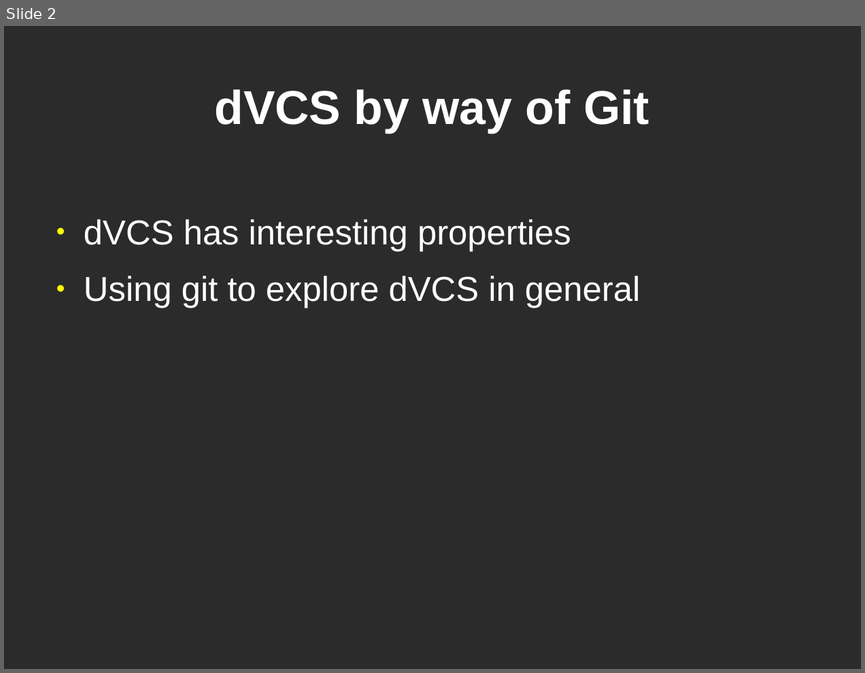
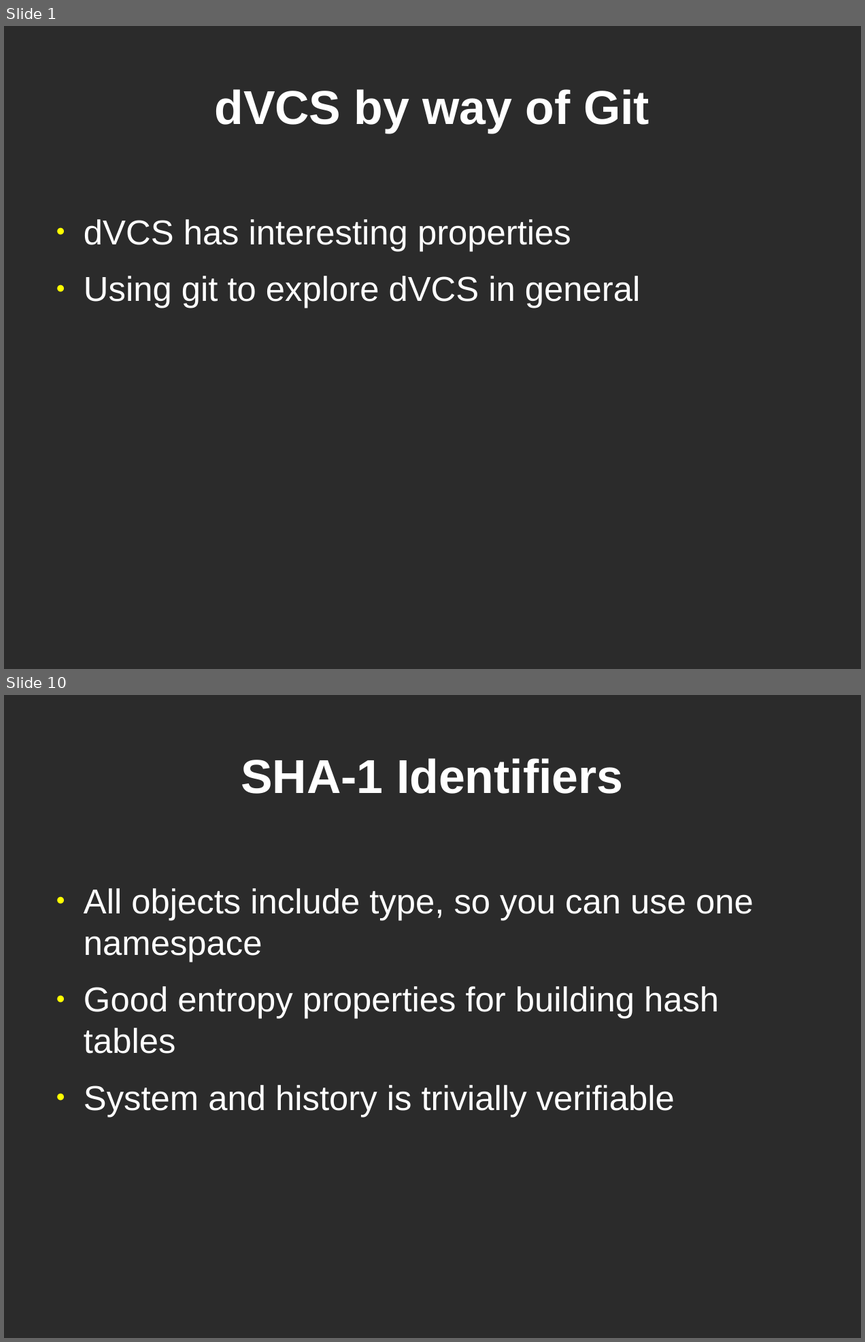
Before and after one commit to bjc/dvcs-git-slides, a slide deck: git.odp. Shown one above the other, each under a label of ours: slide 2 before the commit, slides 1 and 10 after it; the slides between them are not shown. The pictures are 865x673 and 865x1342 pixels, drawn with LibreOffice and Linux fonts; fonts in the diff are those of the drawing; background and template pictures are left out; a plain dark background stands for a picture behind light text. Boxes give left, top, right and bottom in pixels: in the first picture for what was removed or moved away, otherwise in the second. Text is boxed around its words. In the diff, an @@ line names an element or a change of style, - is before the commit and + after.

```diff
--- a/git.odp
+++ b/git.odp
@@ slide 10 added at (4, 695, 861, 1338), background picture (left out) @@
@@ title added at (241, 758, 623, 794), 44 pt, text #FFFFFF, bold @@
+SHA-1 Identifiers
@@ text added at (84, 888, 753, 1117), 32 pt, text #FFFFFF @@
+● All objects include type, so you can use one namespace
+● Good entropy properties for building hash tables
+● System and history is trivially verifiable
@@ what was slide 2 is now slide 1 @@
```
Also in this commit, not shown: 10 other slides added, 1 slide removed.
